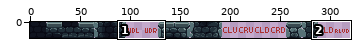
A pixel-art file gets an edit: aseprite/Block_Atlas.aseprite. Above: a wide view before the commit, with the close-up outlined.
Close-up. Before the edit:
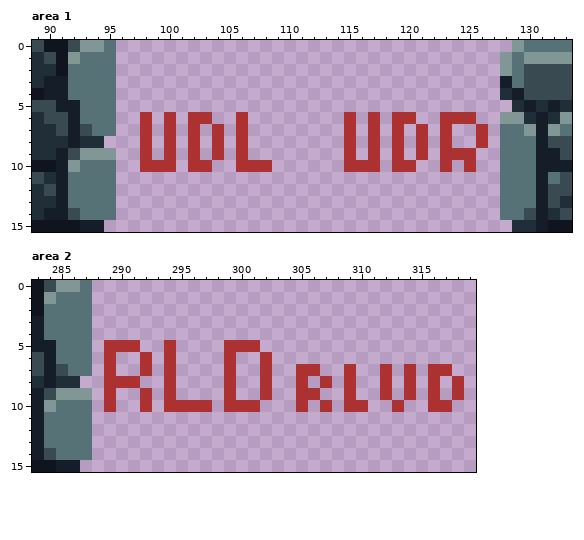
320x16 pixels, 1 frame. Shown: area 1: x 89..133, y 0..15; area 2: x 283..319, y 0..15. The commit also changed other parts of the picture, which this record leaves out.
And afterwards:
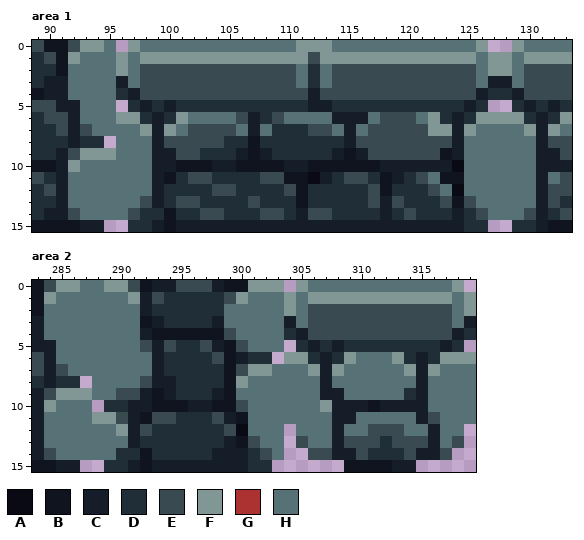
Palette (. is transparent): A #090a14  B #10141f  C #151d28  D #202e37  E #394a50  F #819796  G #ac3232  H #577277
What changed:
Area 1:
y 0: x 97..126 .............................. -> FHHHHHHHHHHHHHFFFHHHHHHHHHHHHF
y 1: x 96..127 ................................ -> FHFFFFFFFFFFFFFFEFFFFFFFFFFFFFHF
y 2: x 96..127 ................................ -> FHEEEEEEEEEEEEEHDHEEEEEEEEEEEEHF
y 3: x 96..127 ................................ -> CHEEEEEEEEEEEEEHDHEEEEEEEEEEEEHC
y 4: x 96..127 ................................ -> DCEEEEEEEEEEEEEECEEEEEEEEEEEEECD
y 5: x 97..126 .............................. -> DCDCDDDDDDDDDDDCCDDDDDDDDDDDCD
y 6: x 96..127 ..G.G.GG..G........G.G.GG..GGG.. -> FFDCDFHHHHECDEHHHHCCCHEEEHFDCDFF
y 7: x 96..127 ..G.G.G.G.G........G.G.G.G.G..G. -> HHFCFHEEEEHCHDDDEEHCHEEEEEFFCFHH
y 8: x 96..127 ..G.G.G.G.G........G.G.G.G.G..G. -> HHHCEEEEEDDBDDDDDDDCEEEEEEEECHHH
y 9: x 96..127 ..G.G.G.G.G........G.G.G.G.GGG.. -> HHHCCEEDDDCBCDDDDDCBCEEEEEEBCHHH
y 10: x 96..127 ..GGG.GG..GGG......GGG.GG..G.G.. -> HHHCCBBBCCBBBBCCBBBBBBCCCCCCAHHH
y 11: x 96..127 ................................ -> HHHCBDEEDDDDEEBBACDEEDBCDEHBBHHH
y 12: x 96..127 ................................ -> HHHCDDDDEEDDDDEBDDDDDEBDDDEHAHHH
y 13: x 96..127 ................................ -> HHECDEEDDDDEDDDBDDDDDECEDDDEBEHH
y 14: x 96..127 ................................ -> HEDDBDDEEDDDEEDCEEDDDDCDEDDDCDEH
y 15: x 97..126 .............................. -> DDCBCCCCCCCCCCCCCCCCCCCCCCCCDD
Area 2:
y 0: x 288..303 ................ -> HFFEBCCEEECBBFFF; x 305..318 .............. -> FHHHHHHHHHHHHF
y 1: x 288..319 ................................ -> HHHFCEDDDDDEFHHHFHFFFFFFFFFFFFHF
y 2: x 288..319 ................................ -> HHHHCDDDDDDHHHHHFHEEEEEEEEEEEEHF
y 3: x 288..319 ................................ -> HHHHBCDDDDCHHHHHCHEEEEEEEEEEEEHC
y 4: x 288..319 ................................ -> HHHHCBBBBBBEHHHHDCEEEEEEEEEEEECD
y 5: x 288..303 .GGG..G....GGG.. -> HHHHECEDDECBEHHH; x 305..318 .............. -> DCDCDDDDDDDDCD
y 6: x 288..302 .G..G.G....G..G -> HHHHHCDDDDEBCDD; x 304..319 ................ -> FFDCDFHHHFDCDFFF
y 7: x 288..319 .G..G.G....G..G..GG..G..G.G.GG.. -> HHHHHCDDDDDBEFFHHHFCFHHHHHFCFHHH
y 8: x 288..319 .GGG..G....G..G..G.G.G..G.G.G.G. -> HHHHECCDDDDBFHHHHHHCHHHHHHHCHHHH
y 9: x 288..319 .G..G.G....G..G..GG..G..G.G.G.G. -> HHEECBCDDDCBHHHHHHHCCHHHHHDCHHHH
y 10: x 289..319 G..G.GGGG.GGG...G.G.GG..G..GG.. -> DDCCBBBCCBBEHHHHHHFCCCBCCCCHHHH
y 11: x 288..319 ................................ -> FFECBEEDDDECBHHHHHHHCCHHHHHCEHHH
y 12: x 288..303 ................ -> HHFCEDDDDDDEAHHH; x 305..318 .............. -> HHHCHHEEEHHCHH
y 13: x 288..303 ................ -> HHHCDDDDDDDCBEHH; x 305..318 .............. -> EHHCEEEDEEECHE
y 14: x 288..303 ................ -> HHDDBDDDDDCCCDEH; x 306..317 ............ -> EECCEDDDECCE
y 15: x 289..302 .............. -> DDCBCCCCCCCCDD; x 309..314 ...... -> BBBBCC
